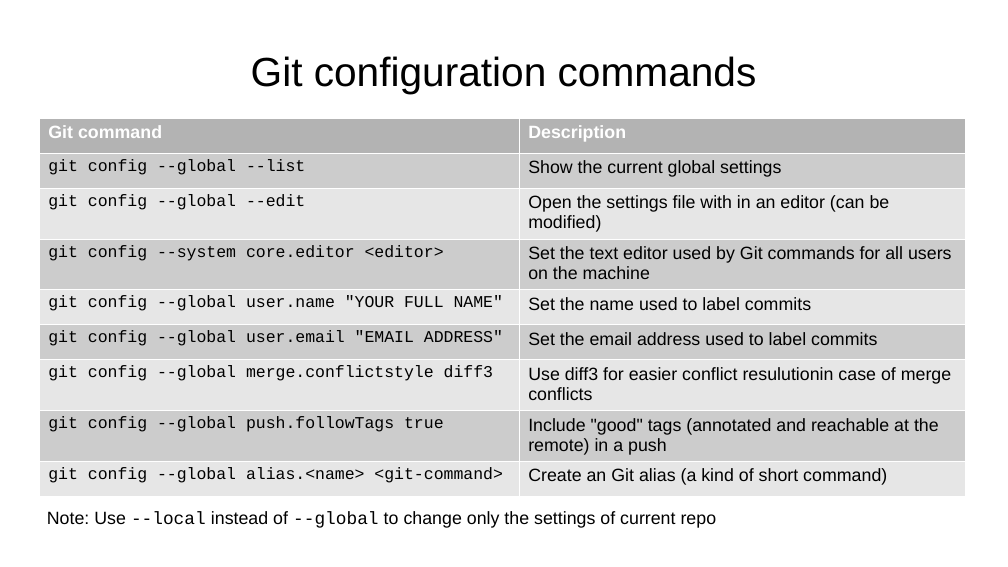
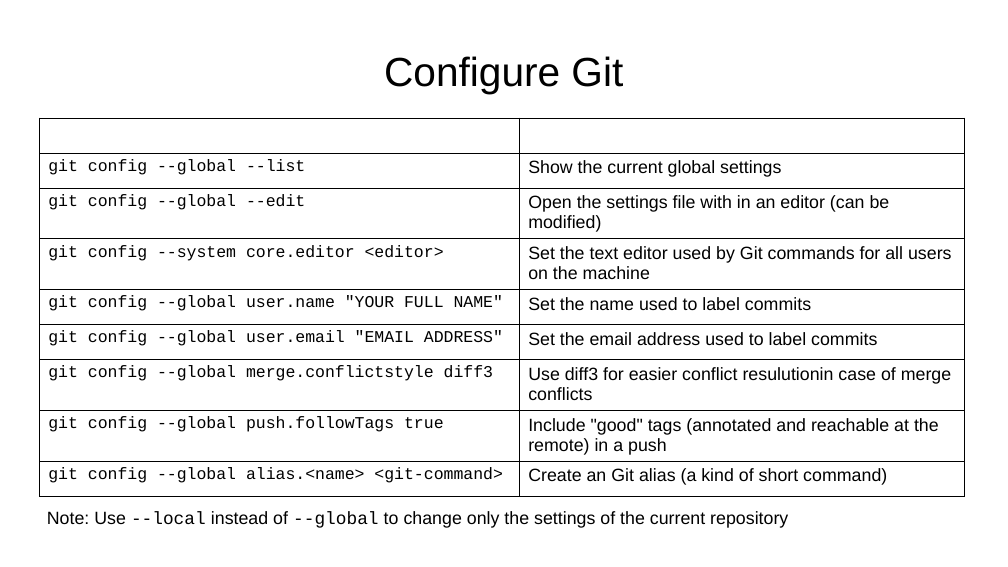
Before and after one commit to aryoda/git_essentials, a slide deck: slide 8 of Introduction to Git collaboration workflows.odp. Drawn at 1008x567 pixels with LibreOffice and Linux fonts; fonts in the diff are those of the drawing. Boxes give left, top, right and bottom in pixels: in the first picture for what was removed or moved away, otherwise in the second. Text is boxed around its words. In the diff, an @@ line names an element or a change of style, - is before the commit and + after.

```diff
--- a/Introduction to Git collaboration workflows.odp
+++ b/Introduction to Git collaboration workflows.odp
@@ title at (384,56,623,93): text changed @@
-Git configuration commands
+Configure Git
@@ table at (39,118,965,497) @@
@@ fill #B3B3B3 to none in row 1 @@
@@ fill #CCCCCC to none in 8 cells @@
@@ fill #E6E6E6 to none in 8 cells @@
@@ borders changed @@
@@ text at (47,511,788,528): text changed @@
-Note: Use --local instead of --global to change only the settings of current repo
+Note: Use --local instead of --global to change only the settings of the current repository
```
Also in this commit, not shown: 4 other slides changed, 3 slides added, 2 slides removed.
